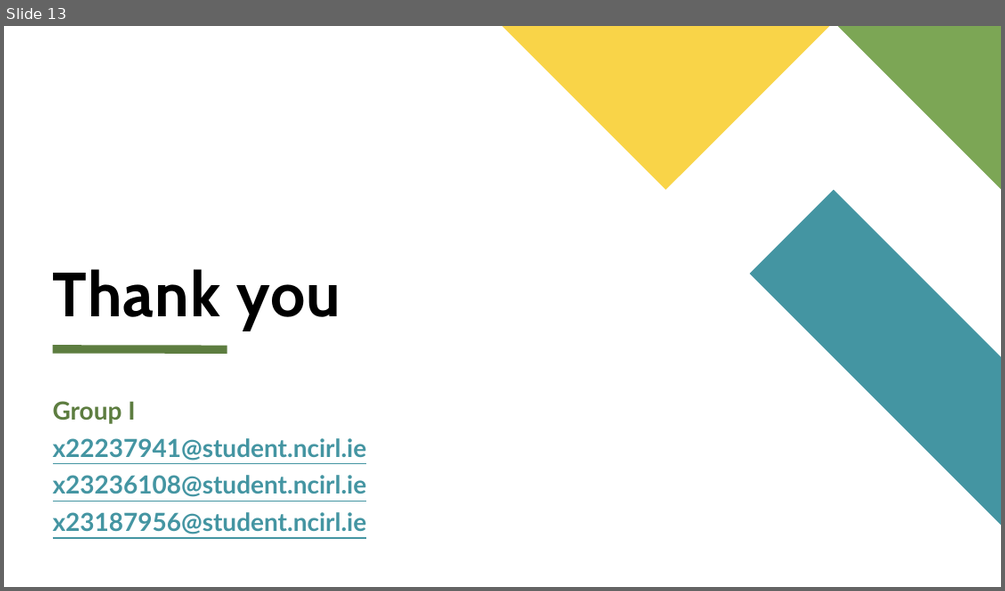
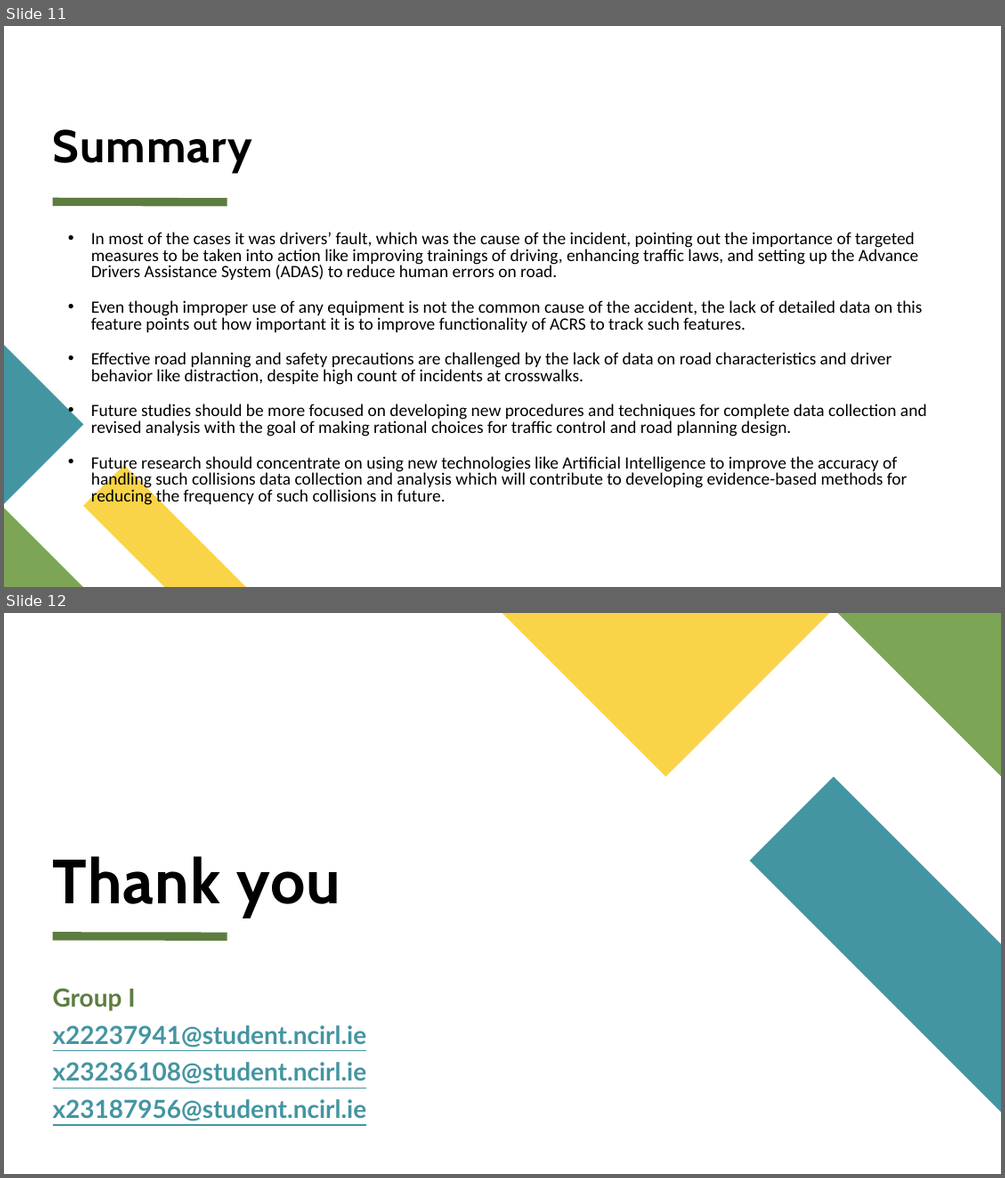
Before and after one commit to x22237941/Database-and-Analytical-Programming, a slide deck: Final Notebooks/TeamI.pptx. Shown one above the other, each under a label of ours: slide 13 before the commit, slides 11 and 12 after it. The pictures are 1005x591 and 1005x1178 pixels, drawn with LibreOffice and Linux fonts; fonts in the diff are those of the drawing. Boxes give left, top, right and bottom in pixels: in the first picture for what was removed or moved away, otherwise in the second. Text is boxed around its words. In the diff, an @@ line names an element or a change of style, - is before the commit and + after.

```diff
--- a/Final Notebooks/TeamI.pptx
+++ b/Final Notebooks/TeamI.pptx
@@ slide 11 added at [4,26,1001,587], background #FFFFFF @@
@@ title added at [53,129,252,172], 44 pt, text #000000, bold @@
+Summary
@@ line added from (53, 201) to (226, 201), #5D7D40 8 pt @@
@@ text added at [91,232,927,507], 16.6 pt, text #000000 @@
+• In most of the cases it was drivers’ fault, which was the cause of the incident, pointing out the importance of targeted measures to be taken into action like improving trainings of driving, enhancing traffic laws, and setting up the Advance Drivers Assistance System (ADAS) to reduce human errors on road.
+• Even though improper use of any equipment is not the common cause of the accident, the lack of detailed data on this feature points out how important it is to improve functionality of ACRS to track such features.
+• Effective road planning and safety precautions are challenged by the lack of data on road characteristics and driver behavior like distraction, despite high count of incidents at crosswalks.
+• Future studies should be more focused on developing new procedures and techniques for complete data collection and revised analysis with the goal of making rational choices for traffic control and road planning design.
+• Future research should concentrate on using new technologies like Artificial Intelligence to improve the accuracy of handling such collisions data collection and analysis which will contribute to developing evidence-based methods for reducing the frequency of such collisions in future.
@@ freeform shape added at [4,346,83,504], fill #4495A2 @@
@@ freeform shape added at [83,465,245,587], fill #F9D448 @@
@@ freeform shape added at [4,507,83,587], fill #7CA655 @@
@@ what was slide 13 is now slide 12 @@
```
Also in this commit, not shown: 3 slides changed, 2 slides removed.
